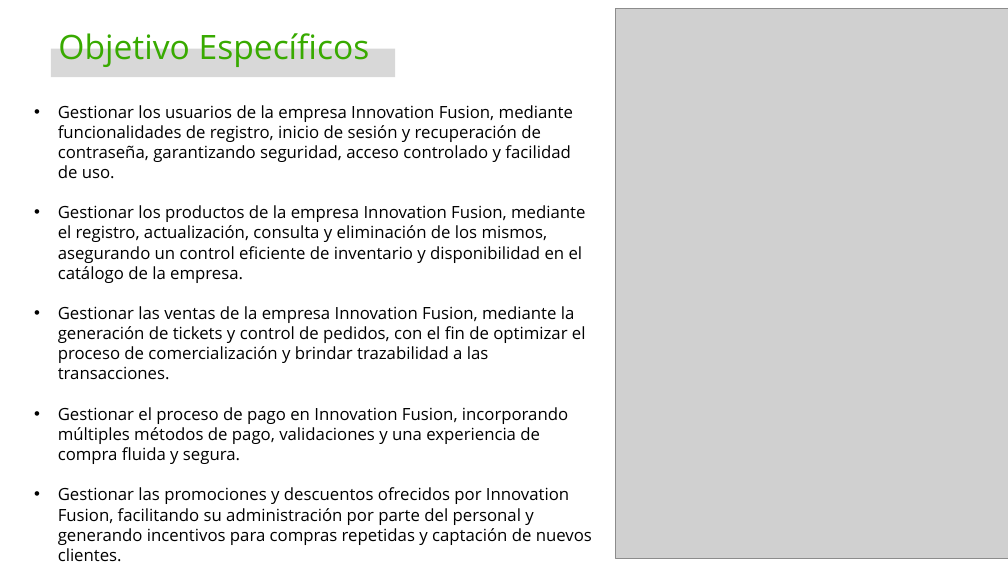
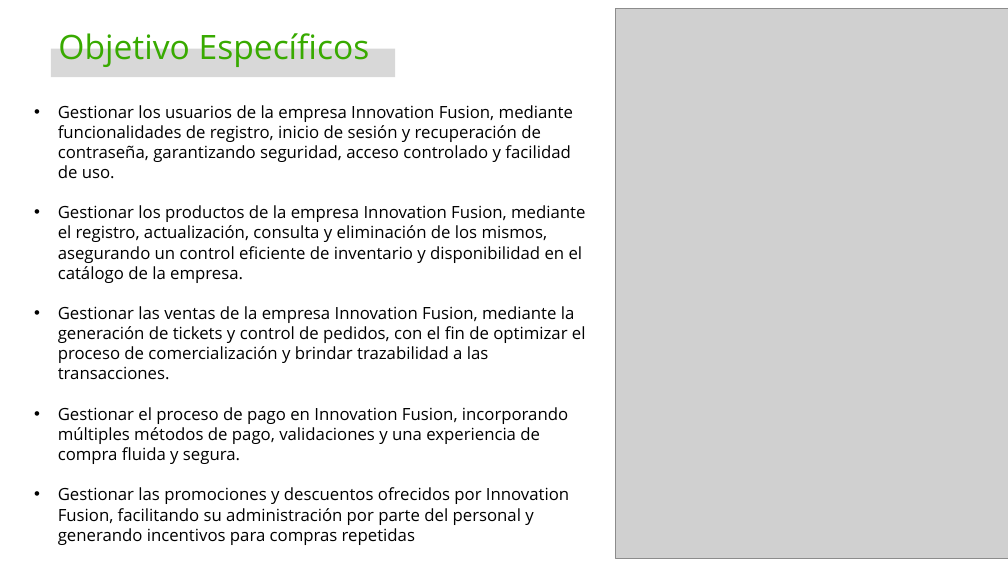
Before and after one commit to Katherin-22/Innovation_Fusion, a slide deck: slide 9 of 01_proyecto/trim1/01_contextualizacion_proyecto/Presentación del Proyecto.pptx. Drawn at 1008x567 pixels with LibreOffice and Linux fonts; fonts in the diff are those of the drawing; grey boxes stand for pictures; background and template pictures are left out. Boxes give left, top, right and bottom in pixels: in the first picture for what was removed or moved away, otherwise in the second. Text is boxed around its words. In the diff, an @@ line names an element or a change of style, - is before the commit and + after.

```diff
--- a/01_proyecto/trim1/01_contextualizacion_proyecto/Presentación del Proyecto.pptx
+++ b/01_proyecto/trim1/01_contextualizacion_proyecto/Presentación del Proyecto.pptx
@@ text at [58,487,569,545]: text changed @@
-• Gestionar las promociones y descuentos ofrecidos por Innovation Fusion, facilitando su administración por parte del personal y generando incentivos para compras repetidas y captación de nuevos clientes.
+• Gestionar las promociones y descuentos ofrecidos por Innovation Fusion, facilitando su administración por parte del personal y generando incentivos para compras repetidas
```
Also in this commit, not shown: 2 other slides changed, 11 other files.
